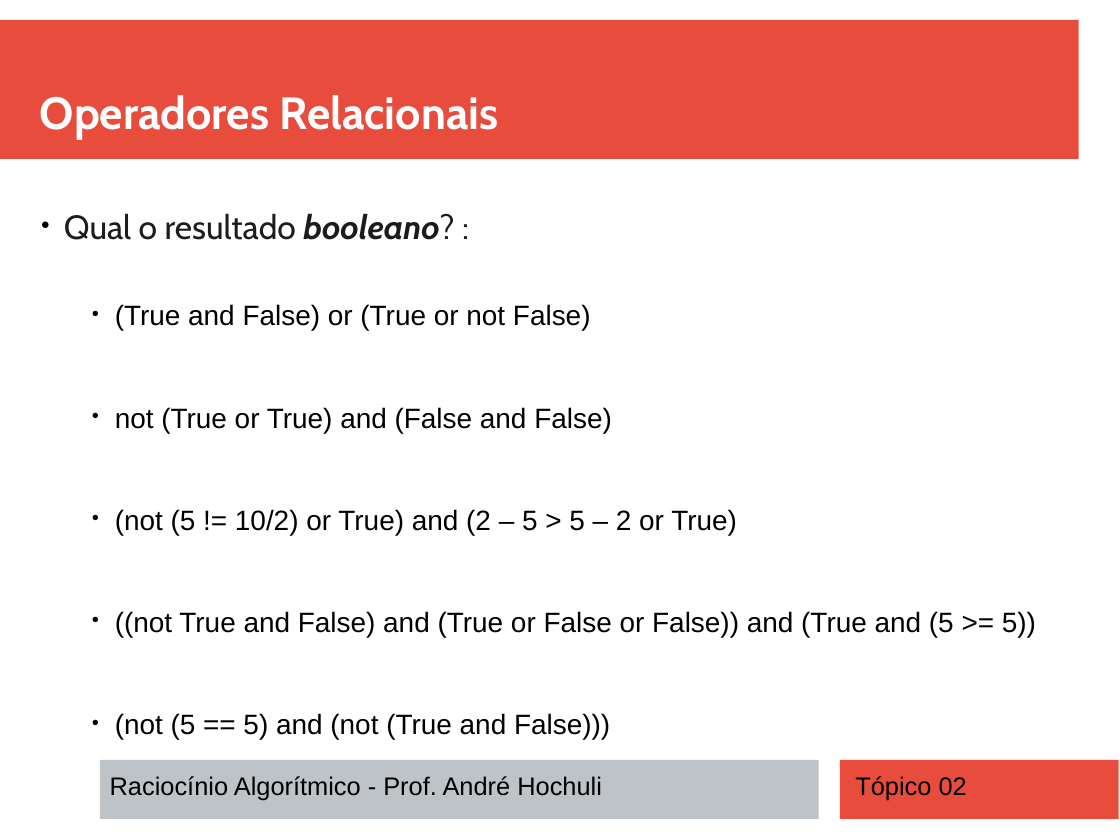
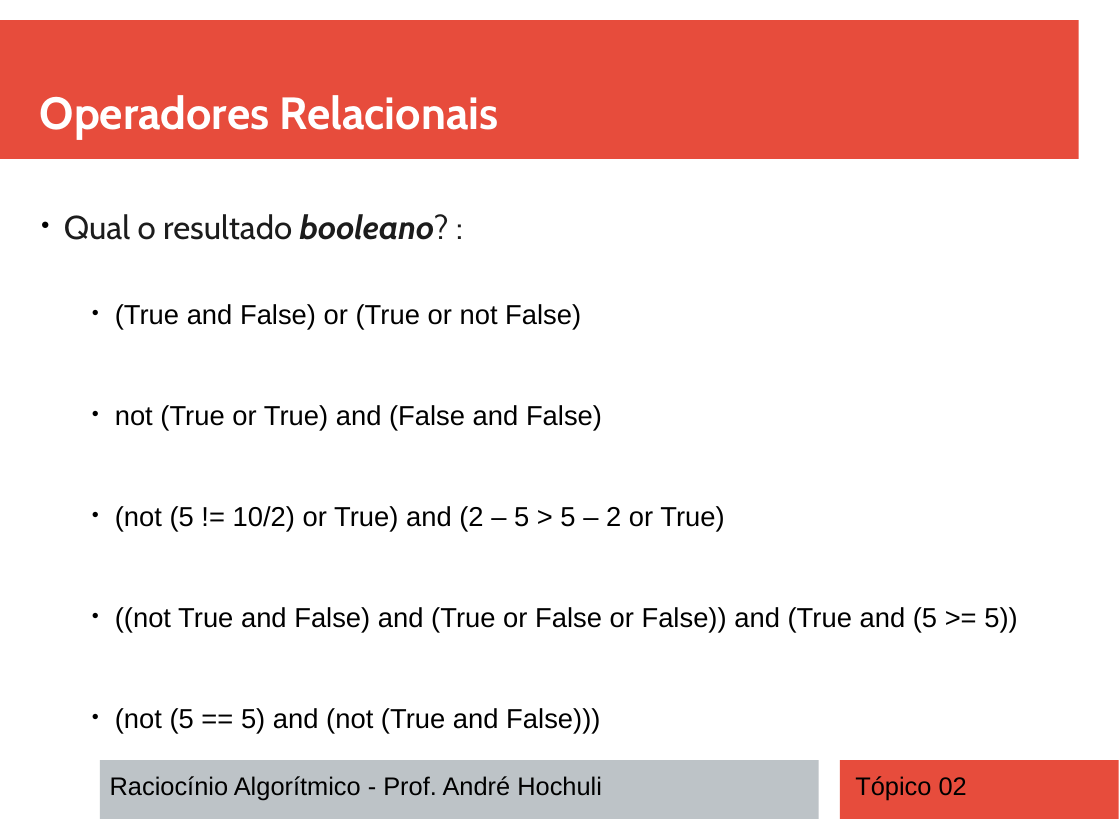
Before and after one commit to andrehochuli/teaching, a slide deck: slide 13 of RaciocinioAlgoritmico/Tópico 02 - Estruturas de Seleção (IF)/Tópico 02 - Estruturas de Seleção (IF).pptx (slide 10 before the commit). Drawn at 1120x840 pixels with LibreOffice and Linux fonts; fonts in the diff are those of the drawing. Boxes give left, top, right and bottom in pixels: in the first picture for what was removed or moved away, otherwise in the second. Text is boxed around its words. In the diff, an @@ line names an element or a change of style, - is before the commit and + after.

```diff
--- a/RaciocinioAlgoritmico/Tópico 02 - Estruturas de Seleção (IF)/Tópico 02 - Estruturas de Seleção (IF).pptx
+++ b/RaciocinioAlgoritmico/Tópico 02 - Estruturas de Seleção (IF)/Tópico 02 - Estruturas de Seleção (IF).pptx
@@ text "Qual o resultado booleano? :" at [64,214,1017,734]: size 23.8 to 23.3 pt in "Qual o resultado booleano? :"; size 19.8 to 19.4 pt in "(True and False) or (True or not ...", "not (True or True) and (False and ...", "(not (5 != 10/2) or True) and ...", "((not True and False) and (True or ..." and 1 more places @@
```
Also in this commit, not shown: 3 other slides changed, 3 slides added, 1 other file.
